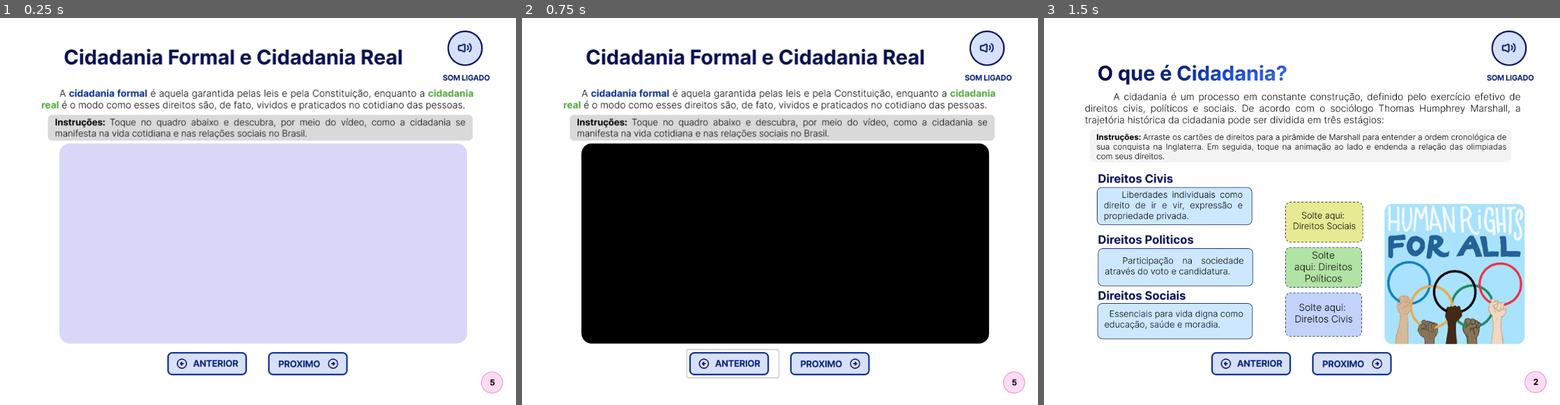
Above: before the commit, frames 1-3 (left to right).
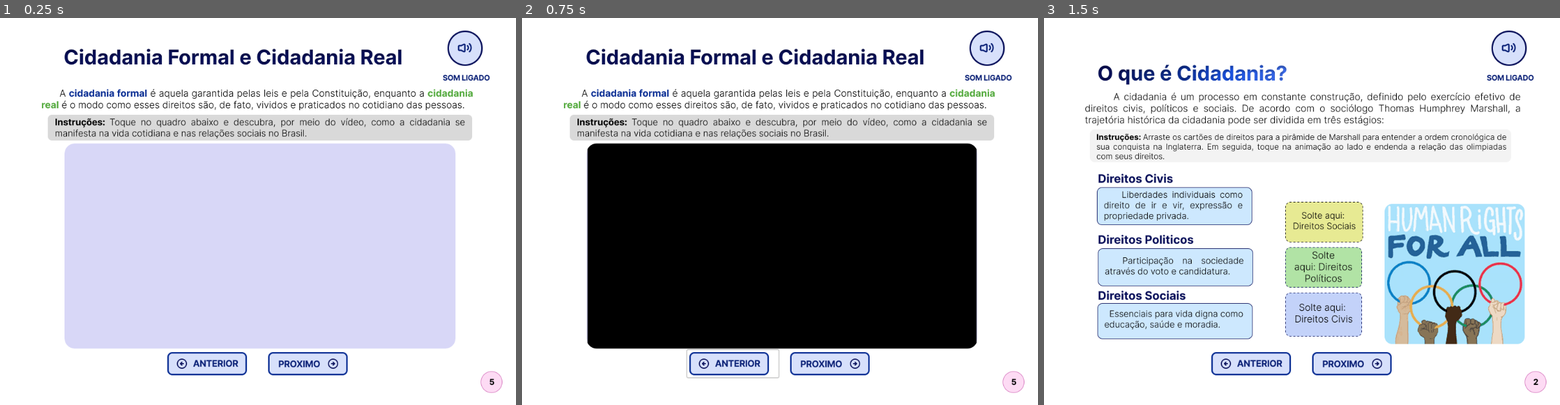
Above: after the commit, the same moments.

Repository: beatrizldsantos/ebook-direitos-e-cidadania
Game: Godot game, scene res://scenes/frame5_cidFormal.tscn
Same seed, same stepped clock (60 frames per second), same inputs: the game is played once before the commit and once after it. This scene is started directly instead of the project's main scene. Video files are missing from this copy of the repository; at most half a second of black plays in their place.
Inputs (mouse positions are in pixels of both pictures, inside the frame that each line leads up to):
- Up to frame 1 (0.25 s): no input
- Up to frame 2 (0.75 s): click (733, 362) at 0.5 s
- Up to frame 3 (1.5 s): click (1348, 362) at 1.25 s

The runs differ from the first frame. In frame 1, 4.7% of the frame differs, in the area x 8-98%, y 8-97%; in frame 2, 5.3%; in frame 3, nothing differs.

Commit message:
extends VideoStreamPlayer  @onready var video_stream_player: VideoStreamPlayer = $"." var touch_start_pos: Vector2  func _ready(): 	add_to_group("video_group")  # permite AudioManager forçar stop 	video_stream_player.stop()  	AudioManager.video_playing = false 	AudioManager.audio_forced_on.connect(_on_audio_forced_on)   func _input(event): 	if event is InputEventScreenTouch: 		if event.pressed: 			touch_start_pos = event.position  		else: 			var touch_end_pos = event.position 			var delta = touch_end_pos - touch_start_pos  			# TAP = play/pause 			if delta.length() < 20:  				# vídeo tocando 				if video_stream_player.is_playing(): 					video_stream_player.paused = not video_stream_player.paused  					if video_stream_player.paused: 						AudioManager.video_playing = false 						AudioManager.resume_current() 					else: 						AudioManager.video_playing = true 						AudioManager.pause_current()  				else: 					# usuário quer iniciar o vídeo 					AudioManager.video_playing = true 					AudioManager.pause_current() 					video_stream_player.play()  			# deslizar para esquerda = parar vídeo 			elif delta.x < -50: 				force_video_stop() 				AudioManager.resume_current()  			# deslizar para cima = restart vídeo 			elif delta.y < -50: 				force_video_stop() 				AudioManager.pause_current() 				AudioManager.video_playing = true 				video_stream_player.play()   # chamado pelo AudioManager quando som é ligado func _on_audio_forced_on() -> void: 	if video_stream_player.is_playing() and not video_stream_player.paused: 		force_video_stop()  # Regra 2 		# audio será iniciado pelo AudioManager   # forçar parada total (regra 2) func force_video_stop() -> void: 	video_stream_player.stop() 	AudioManager.video_playing = false

Diff:
--- a/scenes/frame4_dirHum.tscn
+++ b/scenes/frame4_dirHum.tscn
@@ -14,9 +14,10 @@
 offset_bottom = 40.0
 
 [node name="TextureRect" type="TextureRect" parent="Control"]
-layout_mode = 0
-offset_right = 40.0
-offset_bottom = 40.0
+layout_mode = 1
+anchors_preset = -1
+anchor_right = 25.6
+anchor_bottom = 19.2
 texture = ExtResource("1_njmjs")
 
 [node name="VBoxContainer" type="VBoxContainer" parent="."]
--- a/scenes/frame5_cidFormal.tscn
+++ b/scenes/frame5_cidFormal.tscn
@@ -4,7 +4,7 @@
 [ext_resource type="VideoStream" uid="uid://daa13553ox333" path="res://assets/Videos/Cidadania__Lei_vs-.ogv" id="2_1udua"]
 [ext_resource type="Script" uid="uid://bvfg1upqgs68l" path="res://scripts/VideoStreamPlayer.gd" id="3_2qbju"]
 [ext_resource type="Texture2D" uid="uid://cdfopk5gj6w6n" path="res://assets/button/ant_capa.png" id="4_2qbju"]
-[ext_resource type="Script" uid="uid://d26rndu622wp5" path="res://scripts/buttons.gd" id="5_qde3l"]
+[ext_resource type="Script" uid="uid://d26rndu622wp5" path="res://scripts/Buttons.gd" id="5_qde3l"]
 [ext_resource type="Texture2D" uid="uid://c44a0li12xthv" path="res://assets/button/prox.png" id="6_wif45"]
 
 [sub_resource type="StyleBoxFlat" id="StyleBoxFlat_iiyad"]
@@ -28,7 +28,8 @@
 anchors_preset = -1
 anchor_right = 25.625002
 anchor_bottom = 19.225
-offset_right = -0.00012207031
+offset_right = -1.0001221
+offset_bottom = -1.0
 texture = ExtResource("1_iiyad")
 
 [node name="Panel" type="Panel" parent="Control"]
@@ -39,19 +40,22 @@
 anchor_top = 6.2250004
 anchor_right = 23.175001
 anchor_bottom = 16.2
+offset_left = 10.0
 offset_top = -1.5258789e-05
-offset_right = -6.1035156e-05
-offset_bottom = -2.0
+offset_right = -23.000061
+offset_bottom = 8.0
 theme_override_styles/panel = SubResource("StyleBoxFlat_iiyad")
 
 [node name="VideoStreamPlayer" type="VideoStreamPlayer" parent="Control/Panel"]
 layout_mode = 1
 anchors_preset = -1
+anchor_left = -0.007
+anchor_top = -0.003
 anchor_right = 1.0
 anchor_bottom = 1.005
-offset_left = -1.9999847
-offset_top = -1.0
-offset_right = 2.0
+offset_left = 7.663
+offset_top = 0.19099998
+offset_right = -2.0
 stream = ExtResource("2_1udua")
 expand = true
 script = ExtResource("3_2qbju")
--- a/scripts/AudioManager.gd
+++ b/scripts/AudioManager.gd
@@ -5,6 +5,9 @@
 
 var is_enabled: bool = true
 var current_page_index: int = 0
+
+# controla se o vídeo da página atual está rodando
+var video_playing: bool = false
 
 var _player: AudioStreamPlayer
 
@@ -27,6 +30,7 @@
 	_player.process_mode = Node.PROCESS_MODE_ALWAYS
 	_apply_enabled_state()
 
+
 func set_enabled(value: bool) -> void:
 	if is_enabled == value:
 		return
@@ -36,8 +40,15 @@
 	emit_signal("enabled_changed", is_enabled)
 
 	if is_enabled:
-		emit_signal("audio_forced_on")  # <-- AVISA TUDO
+		emit_signal("audio_forced_on")
+
+		# Se vídeo está rodando → parar vídeo (regra 2)
+		if video_playing:
+			get_tree().call_group("video_group", "force_video_stop")
+
+		# depois que o vídeo parar, tocar áudio (regra 2)
 		play_for_page(current_page_index)
+
 	else:
 		stop()
 
@@ -45,35 +56,49 @@
 func toggle() -> void:
 	set_enabled(!is_enabled)
 
+
 func _apply_enabled_state() -> void:
 	if not is_enabled:
 		stop()
 
+
 func play_for_page(page_index: int) -> void:
 	current_page_index = clamp(page_index, 0, _streams.size() - 1)
+
+	# Vídeo rodando = NUNCA tocar áudio da página 5
+	if video_playing:
+		return
+
 	if not is_enabled:
 		return
 
 	var stream = _streams[current_page_index]
+
 	if _player.stream != stream:
 		_player.stop()
 		_player.stream = stream
 
 	_player.play()
 
+
 func stop() -> void:
 	if _player.playing:
 		_player.stop()
 
+
 func refresh_current_page() -> void:
 	play_for_page(current_page_index)
+
 
 func pause_current() -> void:
 	if _player.playing:
 		_player.stream_paused = true
 
+
 func resume_current() -> void:
 	if not is_enabled:
 		return
+	if video_playing:
+		return
 	if _player.stream:
 		_player.stream_paused = false
--- a/scripts/VideoStreamPlayer.gd
+++ b/scripts/VideoStreamPlayer.gd
@@ -4,13 +4,18 @@
 var touch_start_pos: Vector2
 
 func _ready():
+	add_to_group("video_group")  # permite AudioManager forçar stop
 	video_stream_player.stop()
+
+	AudioManager.video_playing = false
 	AudioManager.audio_forced_on.connect(_on_audio_forced_on)
+
 
 func _input(event):
 	if event is InputEventScreenTouch:
 		if event.pressed:
 			touch_start_pos = event.position
+
 		else:
 			var touch_end_pos = event.position
 			var delta = touch_end_pos - touch_start_pos
@@ -18,32 +23,44 @@
 			# TAP = play/pause
 			if delta.length() < 20:
 
+				# vídeo tocando
 				if video_stream_player.is_playing():
-					video_stream_player.paused = !video_stream_player.paused
-					AudioManager.pause_current()
+					video_stream_player.paused = not video_stream_player.paused
+
+					if video_stream_player.paused:
+						AudioManager.video_playing = false
+						AudioManager.resume_current()
+					else:
+						AudioManager.video_playing = true
+						AudioManager.pause_current()
 
 				else:
-					if AudioManager.is_enabled:
-						AudioManager.pause_current()
-
+					# usuário quer iniciar o vídeo
+					AudioManager.video_playing = true
+					AudioManager.pause_current()
 					video_stream_player.play()
 
-			# deslizar para esquerda = stop
+			# deslizar para esquerda = parar vídeo
 			elif delta.x < -50:
-				video_stream_player.stop()
+				force_video_stop()
+				AudioManager.resume_current()
 
-				if AudioManager.is_enabled:
-					AudioManager.resume_current()
-
+			# deslizar para cima = restart vídeo
 			elif delta.y < -50:
-				video_stream_player.stop()
-
-				if AudioManager.is_enabled:
-					AudioManager.pause_current()
-
+				force_video_stop()
+				AudioManager.pause_current()
+				AudioManager.video_playing = true
 				video_stream_player.play()
 
+
+# chamado pelo AudioManager quando som é ligado
 func _on_audio_forced_on() -> void:
-	# Se o vídeo estiver tocando, NÃO toca áudio e NÃO pausa vídeo
 	if video_stream_player.is_playing() and not video_stream_player.paused:
-		return
+		force_video_stop()  # Regra 2
+		# audio será iniciado pelo AudioManager
+
+
+# forçar parada total (regra 2)
+func force_video_stop() -> void:
+	video_stream_player.stop()
+	AudioManager.video_playing = false
